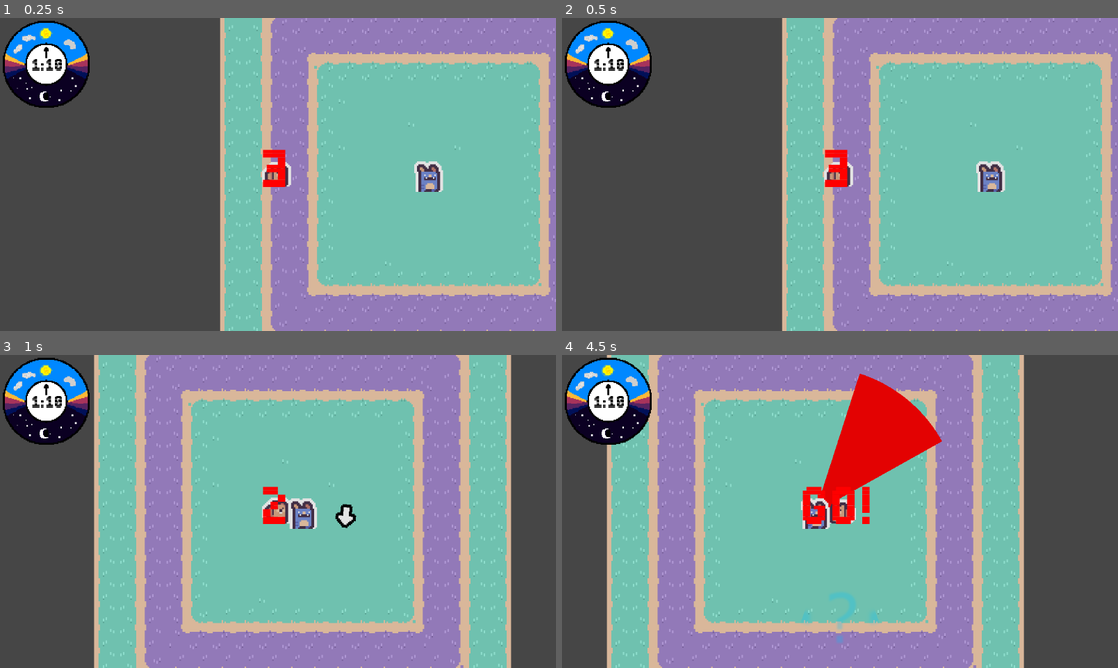
Above: before the commit, frames 1-4 (two rows, left to right).
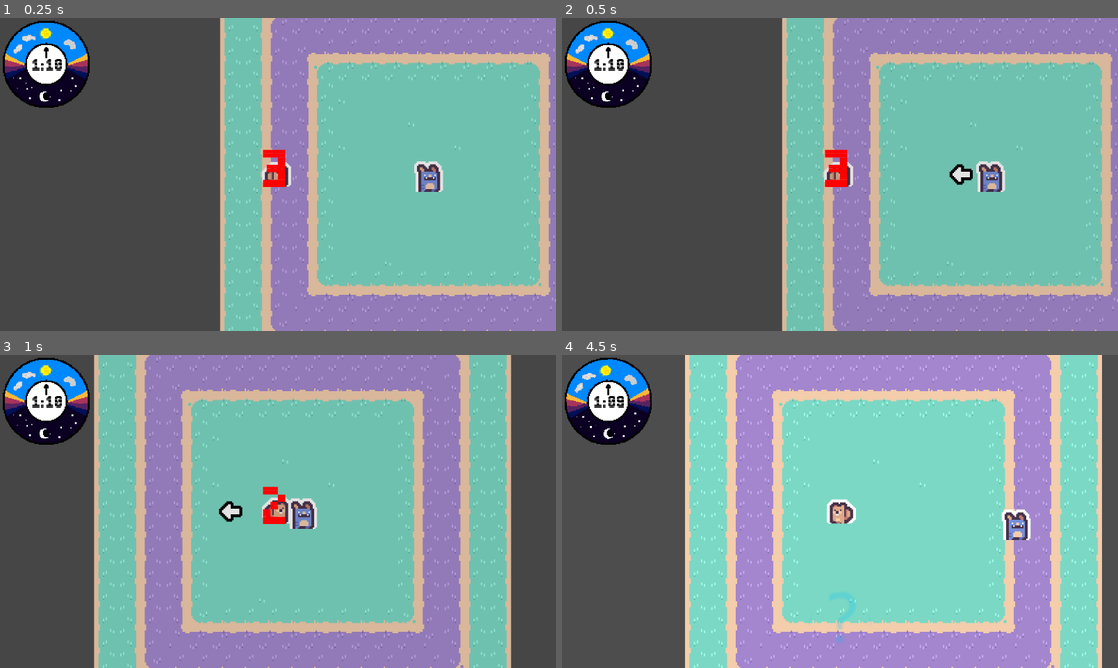
Above: after the commit, the same moments.

Repository: Sosenteam/groundhog-stealth
Game: Godot game, scene res://world.tscn
Same seed, same stepped clock (60 frames per second), same inputs: the game is played once before the commit and once after it.
Inputs:
- Up to frame 1 (0.25 s): no input
- Up to frame 2 (0.5 s): no input
- Up to frame 3 (1 s): hold D (move_right) from 0.53 s (still down); hold Space (move_dash) from 0.53 s (still down)
- Up to frame 4 (4.5 s): release D (move_right) at 1.28 s; release Space (move_dash) at 1.28 s; hold S (move_down) 1.28-2.03 s; tap Space (move_dash) at 1.35, 2.85, 4.35 s; hold D (move_right) 2.03-2.78 s; hold Space (move_dash) 2.03-2.78 s; hold W (move_up) 2.78-3.53 s; hold Space (move_dash) 3.53-4.28 s; hold A (move_left) from 3.53 s (still down)

Frame 1 is identical in both runs. In frame 2, 0.2% of the frame differs, in the area x 69-74%, y 46-54%; in frame 3, 0.4%; in frame 4, 61%, in the area x 0-98%, y 0-100%.

Commit message:
REWORK OF PHIL, change timings,

Diff:
--- a/countdown_timer.gd
+++ b/countdown_timer.gd
@@ -9,7 +9,7 @@
 
 # Called when the node enters the scene tree for the first time.
 func _ready() -> void:
-	timer.wait_time = 1.0
+	timer.wait_time = 0.75
 	timer.timeout.connect(_on_timer_timeout)
 	update_display()
 
--- a/detectionmeter.tscn
+++ b/detectionmeter.tscn
@@ -14,7 +14,7 @@
 grow_horizontal = 2
 grow_vertical = 2
 script = ExtResource("1_h0kuk")
-maxSeenTime = 2.5
+maxSeenTime = 1.0
 decayRate = 0.124
 decayDelay = 0.5
 metadata/_edit_lock_ = true
--- a/phil/phil.gd
+++ b/phil/phil.gd
@@ -13,12 +13,16 @@
 var rays_to_draw = []
 var debug_color = Color.GREEN
 var view_cone_enabled = false
+var recent_states = []
 
 @onready var arrow_pivot = $ArrowPivot
 @onready var indicator_arrow = $ArrowPivot/IndicatorArrow
+var player_ref
+
 
 func _ready() -> void:
-	pass
+	if(get_parent().has_node("Player")):
+		player_ref = $"../Player"
 
 
 func _physics_process(delta: float) -> void:
--- a/phil/phil.tscn
+++ b/phil/phil.tscn
@@ -48,6 +48,7 @@
 [node name="Phil" type="CharacterBody2D" unique_id=161662381]
 z_index = 30
 script = ExtResource("1_qf3c0")
+speed = 150
 
 [node name="AnimatedSprite2D" type="AnimatedSprite2D" parent="." unique_id=929682683]
 texture_filter = 1
--- a/phil/phil_state.gd
+++ b/phil/phil_state.gd
@@ -4,6 +4,7 @@
 const BURROWING = "Burrowing"
 const SPINNINGSEARCH = "SpinningSearch"
 const EMERGING = "Emerging"
+const FORWARDSEARCH = "ForwardSearch"
 
 var phil: Phil
 
--- a/phil/states/burrowing.gd
+++ b/phil/states/burrowing.gd
@@ -9,9 +9,7 @@
 	phil.set_collision_layer_value(1,false)
 	phil.set_collision_mask_value(1,false)
 
-	# REPLACE THIS CODE PLEASE
-	if($"../../../Player"):
-		target_position = $"../../../Player".position+Vector2(randf_range(-20,20),randf_range(-20,20))
+	target_position = phil.player_ref.position+Vector2(randf_range(-20,20),randf_range(-20,20))
 
 
 
--- a/phil/states/emerging.gd
+++ b/phil/states/emerging.gd
@@ -1,6 +1,6 @@
 extends PhilState
 
-@export var emerge_time = 0.8
+@export var emerge_time = 0.25
 
 
 func enter(previous_state_path: String, data := {}) -> void:
--- a/phil/states/forward_search.gd
+++ b/phil/states/forward_search.gd
@@ -3,7 +3,8 @@
 
 func enter(previous_state_path: String, data := {}) -> void:
 	phil.velocity = Vector2.ZERO
-	phil.direction = Vector2.from_angle(randf_range(0,2*PI))
+	phil.direction= (phil.player_ref.position-phil.position).normalized()
+	phil.direction.rotated(randf_range(-PI/6,PI/6))
 	#Indicate
 	phil.arrow_pivot.rotation = 0
 	phil.indicator_arrow.visible = true
@@ -14,7 +15,7 @@
 	indicate_tween.tween_property(phil.indicator_arrow,"visible",false,0)
 	#viewcone
 	phil.view_cone_enabled = true
-	phil.view_angle = PI/6
+	phil.view_angle = PI/6.5
 	# Make Viewlength Stretch
 	phil.view_length = 0
 	var view_length_tween = get_tree().create_tween()
--- a/phil/states/idle.gd
+++ b/phil/states/idle.gd
@@ -5,10 +5,34 @@
 	phil.velocity = Vector2.ZERO
 	$"../../AnimatedSprite2D".play("idle")
 	phil.view_cone_enabled = false
-	await get_tree().create_timer(1.0).timeout
-	$"../../StateMachine"._random_state()
+	await get_tree().create_timer(0.25).timeout
+	decide_state()
 
 
 
 func physics_update(_delta: float) -> void:
 	pass
+
+func decide_state():
+	var dist_between = abs(phil.position.distance_to(phil.player_ref.position))
+	print(dist_between)
+	if(phil.recent_states.size()>2):
+		phil.recent_states.pop_front()
+	var avaliable_states = []
+	if(dist_between>100 && !phil.recent_states.has(BURROWING)):
+		avaliable_states.append(BURROWING)
+		if dist_between>200:
+			avaliable_states.append(BURROWING)
+			avaliable_states.append(BURROWING)
+		if dist_between>350:
+			phil.recent_states.append(BURROWING)
+			finished.emit(BURROWING)
+	if(dist_between<120):
+		for i in range(1,3-phil.recent_states.count(SPINNINGSEARCH)):
+			avaliable_states.append(SPINNINGSEARCH)
+	for i in range(1,3-phil.recent_states.count(FORWARDSEARCH)):
+		avaliable_states.append(FORWARDSEARCH)
+
+	var next_state = avaliable_states.pick_random()
+	phil.recent_states.append(next_state)
+	finished.emit(next_state)
--- a/phil/states/spinning_search.gd
+++ b/phil/states/spinning_search.gd
@@ -1,15 +1,22 @@
 extends PhilState
 
+var spin_direction = 1
 
 func enter(previous_state_path: String, data := {}) -> void:
+	spin_direction= [-1,1].pick_random()
 	phil.velocity = Vector2.ZERO
 	#Indicate
 	phil.indicator_arrow.visible = true
-	phil.indicator_arrow.position = Vector2(30,0)
-	phil.indicator_arrow.rotation = PI/2
+	phil.indicator_arrow.position = Vector2(50,0)
 	phil.direction = Vector2.from_angle(PI)
-	phil.arrow_pivot.rotation=0
+
 	var indicate_tween = get_tree().create_tween()
+	if(spin_direction==1):
+		phil.indicator_arrow.rotation = PI/2
+		phil.arrow_pivot.rotation=PI/2
+	else:
+		phil.indicator_arrow.rotation = -PI/2
+		phil.arrow_pivot.rotation=(3*PI)/2
 	indicate_tween.tween_property(phil.arrow_pivot,"rotation",PI,.5)
 	#indicate_tween.parallel().tween_property(phil.indicator_arrow,"rotation",(-1.5*PI),0.5)
 	indicate_tween.tween_property(phil.indicator_arrow,"visible",false,0)
@@ -20,8 +27,8 @@
 
 
 	phil.view_cone_enabled = true
-	phil.view_angle = PI/5
-	phil.view_length = 100
+	phil.view_angle = PI/8
+	phil.view_length = 90
 	$"../../AnimatedSprite2D".play("idle")
 	await get_tree().create_timer(3.0).timeout
 	finished.emit("Idle")
@@ -30,4 +37,4 @@
 	phil.stop_detecting.emit()
 
 func physics_update(_delta: float) -> void:
-	phil.direction = phil.direction.rotated(0.12)
+	phil.direction = phil.direction.rotated(0.12*spin_direction)
